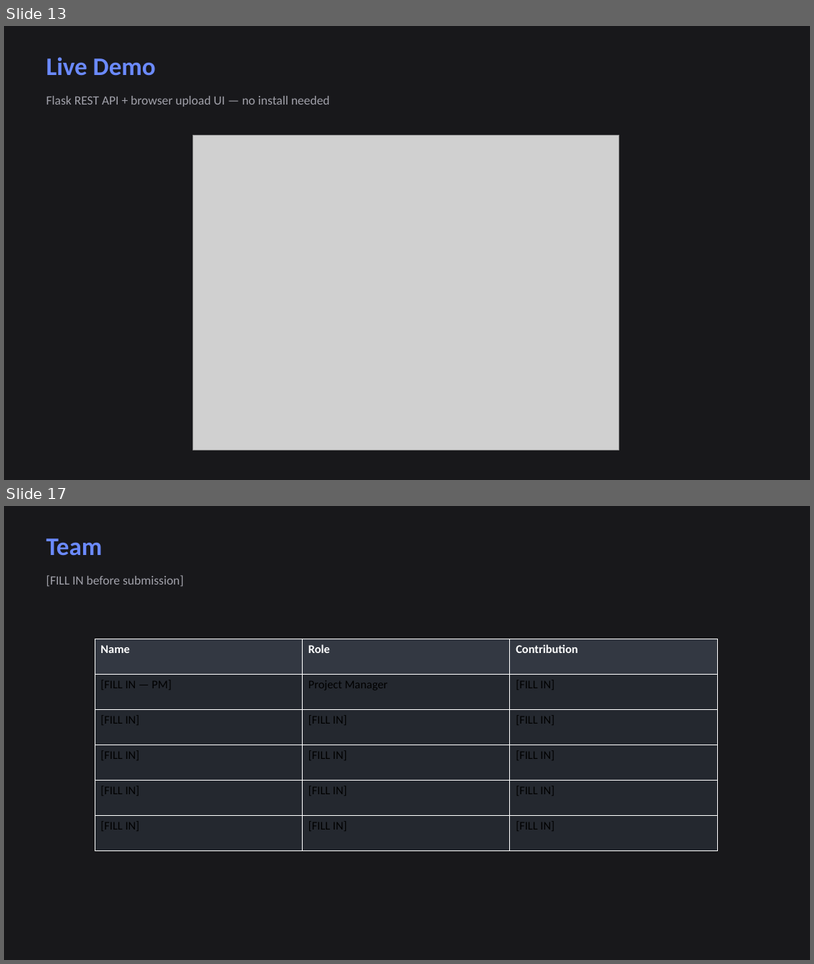
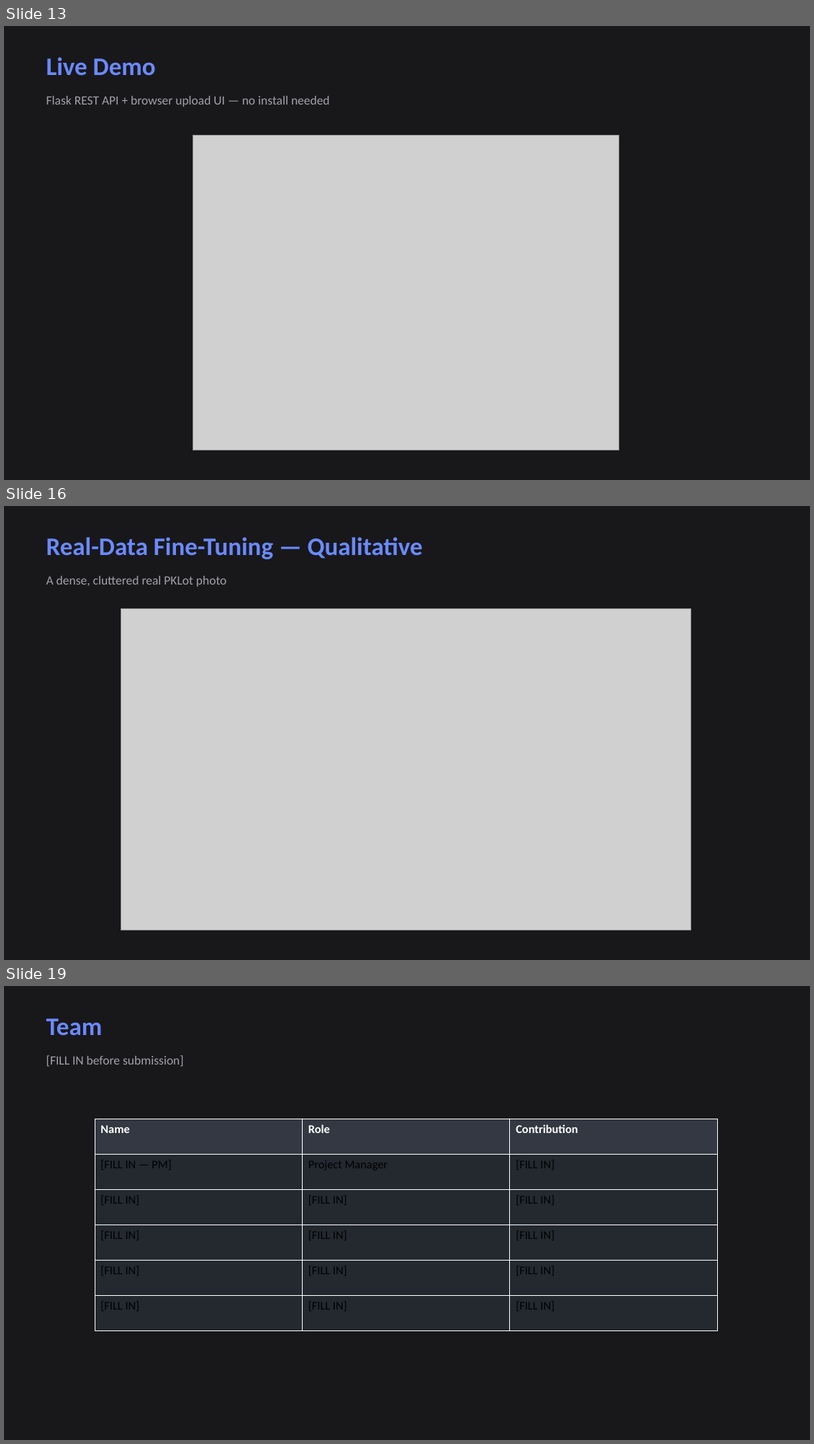
Before and after one commit to Tomiwa-ttt/Deep-Learning-2-Smart-Parking-Project, a slide deck: smartpark/report_assets/SmartPark_Slides.pptx. Shown one above the other, each under a label of ours: slides 13 and 17 before the commit, slides 13, 16 and 19 after it; the slides between them are not shown. The pictures are 814x964 and 814x1444 pixels, drawn with LibreOffice and Linux fonts; fonts in the diff are those of the drawing; grey boxes stand for pictures. Boxes give left, top, right and bottom in pixels: in the first picture for what was removed or moved away, otherwise in the second. Text is boxed around its words. In the diff, an @@ line names an element or a change of style, - is before the commit and + after.

Commit message:
Close the real-data validation gap: fine-tune detector on real PKLot boxes, retrain classifier
Recovered the raw PKLot COCO export (from the user's Google Drive) and used
it for two things previously only possible with synthetic/qualitative data:

- Fine-tuned the synthetic-trained detector on real bounding boxes
  (train_detector.py --resume_from, 25 epochs) -> 47.71% mAP@0.5 on held-out
  real photos, vs. 98.71% synthetic. Classification given correct
  localization stays at 94.5% (vs 99.86% synthetic) -- the real-data gap is
  concentrated in localization recall, not misclassification, and is
  concretely explained by a 28.2% grid-cell collision rate on real PKLot's
  much denser lots (~57 vs ~15 spots/image). This directly points at a
  finer grid or anchor-based head as the next architecture change, rather
  than a vague 'needs more real data'.
- Retrained the classifier's real-data checkpoint (trained_model_real),
  fixing the stale/unloadable model from the version-skew issue earlier
  this project hit -- 98.69% val accuracy, ahead of the historical 97.04%.

New: convert_coco_to_detection.py (COCO export -> detector's annotations.json
format, analogous to the existing convert_coco_to_crops.py for the
classifier). train_detector.py gained --resume_from/--lr for fine-tuning.

Report, slides, and README updated throughout with these real numbers,
replacing the earlier 'not yet validated on real data' framing.

```diff
--- a/smartpark/report_assets/SmartPark_Slides.pptx
+++ b/smartpark/report_assets/SmartPark_Slides.pptx
@@ slide 16 added at bbox=[4, 506, 810, 960], background #FFFFFF @@
@@ rectangle added at bbox=[4, 506, 810, 960], fill #18181B @@
@@ text added at bbox=[46, 537, 423, 559], 30 pt, text #6B8AFF, bold @@
+Real-Data Fine-Tuning — Qualitative
@@ text added at bbox=[46, 576, 227, 587], 15 pt, text #A1A1AA @@
+A dense, cluttered real PKLot photo
@@ picture added at bbox=[121, 609, 691, 929] @@
@@ what was slide 17 is now slide 19 @@
```
Also in this commit, not shown: 5 slides changed, 1 other slide added, 28 other files.
